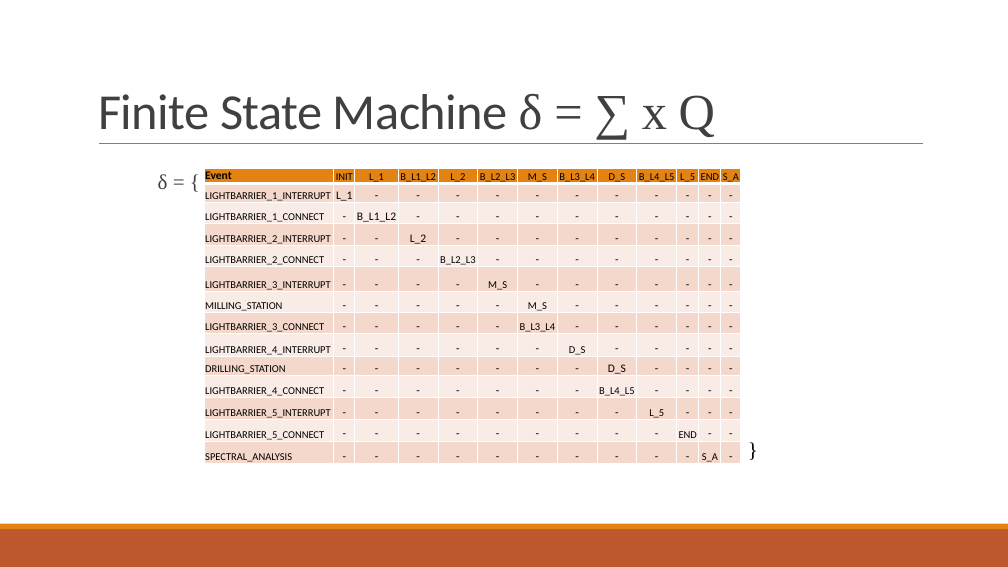
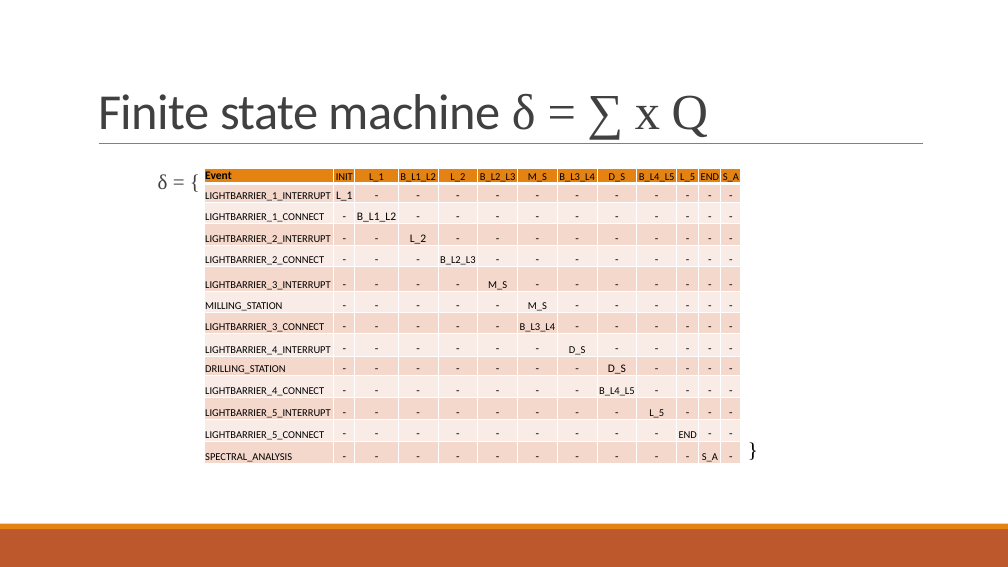
Before and after one commit to ofrendo/kronos, a slide deck: slide 12 of doc/Presentation.pptx (slide 14 before the commit). Drawn at 1008x567 pixels with LibreOffice and Linux fonts; fonts in the diff are those of the drawing. Boxes give left, top, right and bottom in pixels: in the first picture for what was removed or moved away, otherwise in the second. Text is boxed around its words. In the diff, an @@ line names an element or a change of style, - is before the commit and + after.

```diff
--- a/doc/Presentation.pptx
+++ b/doc/Presentation.pptx
@@ title at [98, 94, 708, 137]: text changed @@
-Finite State Machine δ = ∑ x Q
+Finite state machine δ = ∑ x Q
```
Also in this commit, not shown: 9 other slides changed, 17 slides added, 3 slides removed.
